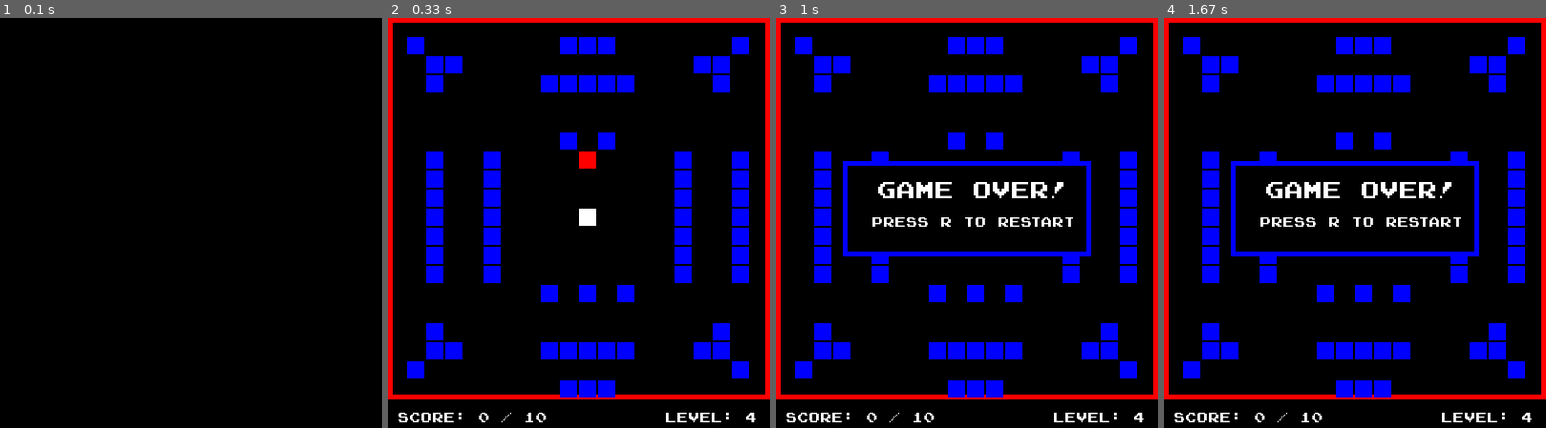
Above: before the commit, frames 1-4 (left to right).
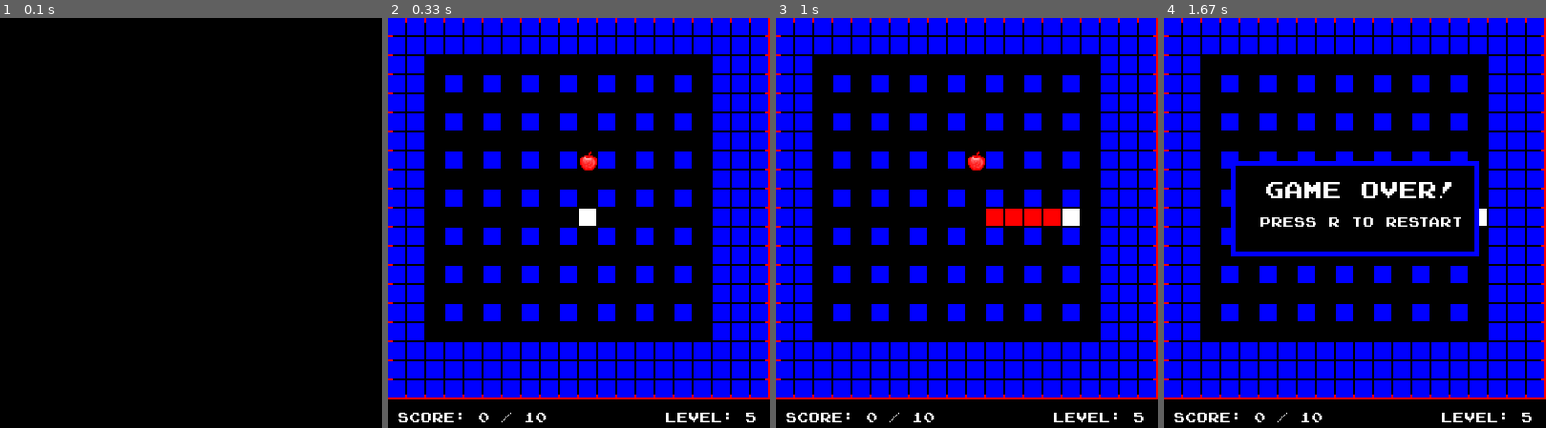
Above: after the commit, the same moments.

Repository: egortrussov/python-projects
Game: pygame game, started from snake_game/script.py
Two runs of this game, one before a commit and one after it. Both use one fixed random seed, a clock stepped at 60 frames per second and the inputs below.
Inputs:
- Up to frame 1 (0.1 s): no input
- Up to frame 2 (0.33 s): no input
- Up to frame 3 (1 s): hold Right 0.33-0.8 s
- Up to frame 4 (1.67 s): no input

Frame 1 is identical in both runs. In frame 2, 40% of the frame differs, in the area x 0-100%, y 0-99%; in frame 3, 43%; in frame 4, 37%.

Commit message:
new level added, apple sprites added

Diff:
--- a/snake_game/script.py
+++ b/snake_game/script.py
@@ -1,6 +1,7 @@
 import pygame
 import math
 import random
+import os
 
 pygame.init()
 
@@ -34,9 +35,9 @@
 isGameOver = False
 isNextLevelMenu = False
 isFinishGameMenu = False
-level = 4
+level = 5
 goalScore = 10
-levelNum = 4
+levelNum = 5
 walls = []
 isSizeReducingBonusShown = False
 hasSizeReducingBonusBeenEaten = False
@@ -82,12 +83,15 @@
     timeWhenColorChanged = 0
 
 def drawApple():
-    pygame.draw.rect(screen, [255, 0, 0], [
-        appleX * gridSize,
-        appleY * gridSize,
-        gridSize - 2,
-        gridSize - 2
-    ])
+    # pygame.draw.rect(screen, [255, 0, 0], [
+    #     appleX * gridSize,
+    #     appleY * gridSize,
+    #     gridSize - 2,
+    #     gridSize - 2
+    # ])
+    appleImg = pygame.image.load(os.path.join('images', 'apple1.png'))
+    screen.blit(appleImg, (appleX * gridSize, appleY * gridSize))
+
 
 def drawWalls():
     global level
@@ -185,6 +189,7 @@
                 gridSize - 2,
                 gridSize - 2
             ])
+
     if level == 4:
         walls.append(Node(2, 2))
         walls.append(Node(2, 3))
@@ -275,13 +280,50 @@
                 gridSize - 2
             ])
 
+    if level == 5:
+        # for i in range(tileC):
+        #     if i == 0 or i == tileC:
+        #         for j in range(0, tileC):
+        #             walls.append(Node(j, i))
+        #     elif i % 2 == 0 and i != tileC - 2:
+        #         for j in range(1, tileC - 1):
+        #             walls.append(Node(j, i))
+        #     else:
+        #         walls.append(Node(0, i))
+        #         walls.append(Node(tileC, i))
+
+        for i in range(1, tileC - 2):
+            walls.append(Node(i, 1))
+            walls.append(Node(i, tileC - 3))
+            walls.append(Node(1, i))
+            walls.append(Node(tileC - 3, i))
+
+        for i in range(tileC):
+            for j in range(tileC):
+                if (i == 0 or j == 0 or i >= 18 or j >= 18):
+                    walls.append(Node(i, j))
+
+        for i in range(3, tileC - 4, 2):
+            for j in range(3, tileC - 4, 2):
+                walls.append(Node(i, j))
+
+        for wall in walls:
+            pygame.draw.rect(screen, [0, 0, 255], [
+                wall.x * gridSize,
+                wall.y * gridSize,
+                gridSize - 2,
+                gridSize - 2
+            ])
+
 def drawSizeReducingbonus():
-    pygame.draw.rect(screen, [0, 255, 0], [
-        sizeReducingBonusX * gridSize,
-        sizeReducingBonusY * gridSize,
-        gridSize - 2,
-        gridSize - 2
-    ])
+    # pygame.draw.rect(screen, [0, 255, 0], [
+    #     sizeReducingBonusX * gridSize,
+    #     sizeReducingBonusY * gridSize,
+    #     gridSize - 2,
+    #     gridSize - 2
+    # ])
+    appleImg = pygame.image.load(os.path.join('images', 'golden-apple.png'))
+    screen.blit(appleImg, (sizeReducingBonusX * gridSize, sizeReducingBonusY * gridSize))
 
 def drawGameOverMenu():
     pygame.draw.rect(screen, [0, 0, 255], [70, 150, 260, 100])
Binary file added: snake_game/images/150px-Golden_Apple.png
Binary file added: snake_game/images/Apple_JE3_BE3.png
Binary file added: snake_game/images/apple.png
Binary file added: snake_game/images/apple1.png
Binary file added: snake_game/images/golden-apple.png
